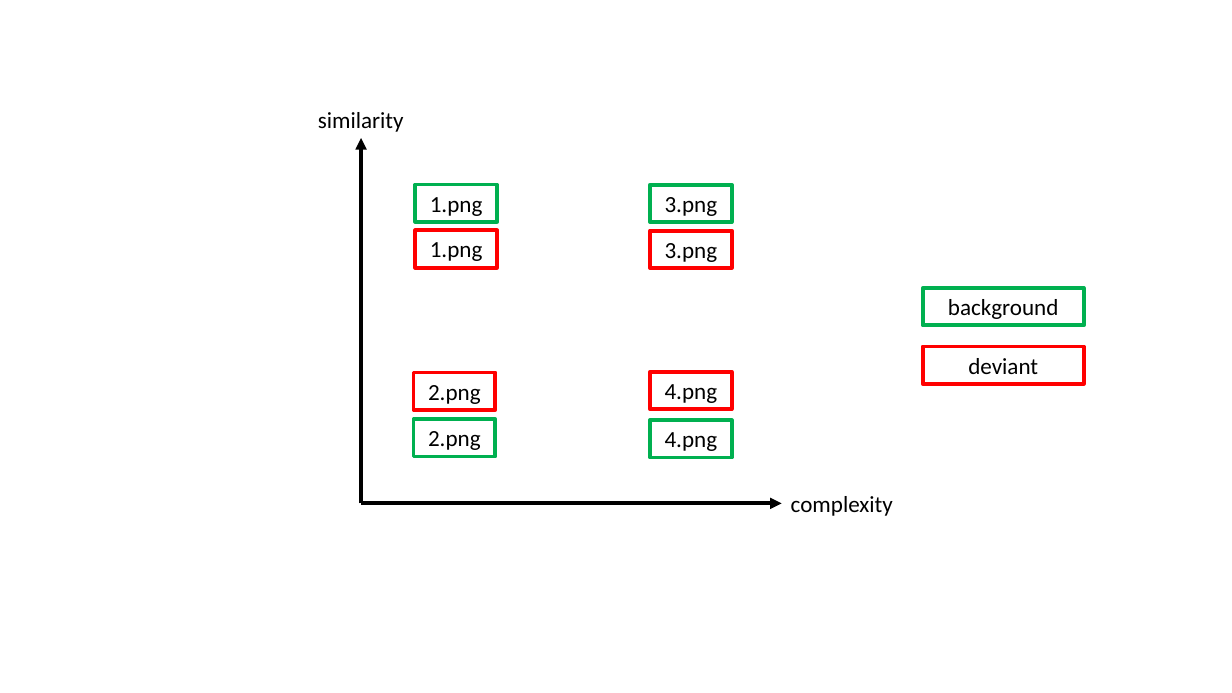
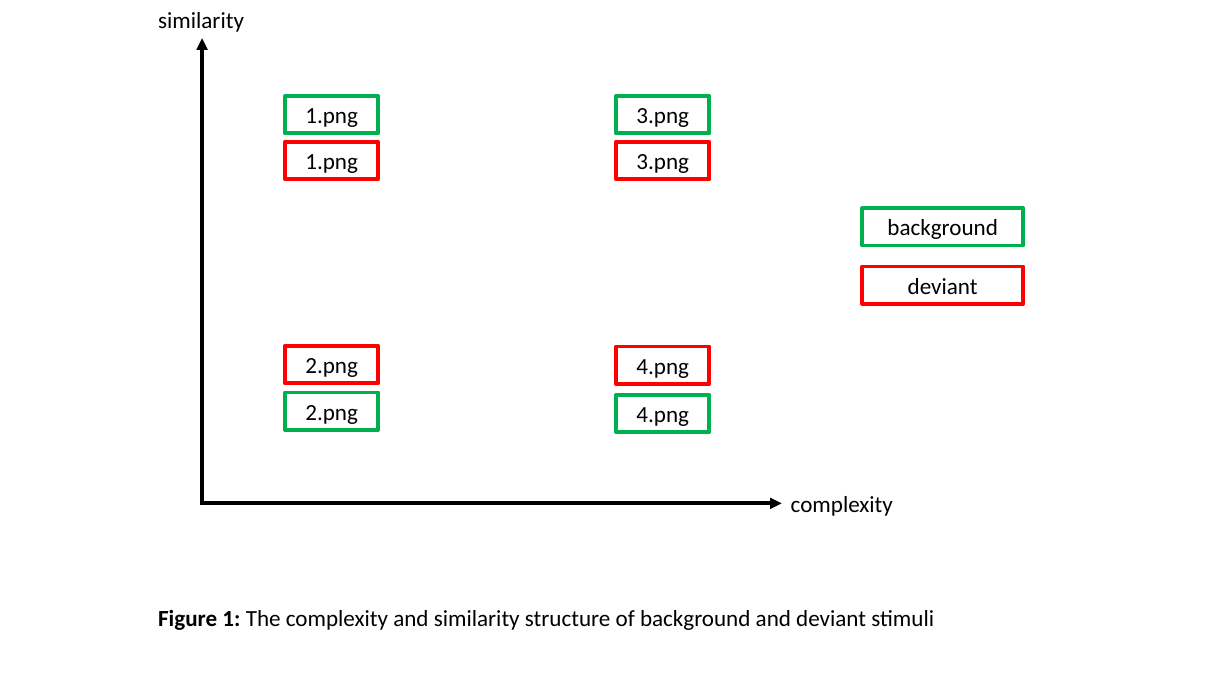
Before and after one commit to anjiecao/looking_time, a slide deck: slide 1 of images/readme/readme_plots.pptx. Drawn at 1232x693 pixels with LibreOffice and Linux fonts; fonts in the diff are those of the drawing. Boxes give left, top, right and bottom in pixels: in the first picture for what was removed or moved away, otherwise in the second. Text is boxed around its words. In the diff, an @@ line names an element or a change of style, - is before the commit and + after.

```diff
--- a/images/readme/readme_plots.pptx
+++ b/images/readme/readme_plots.pptx
@@ text "similarity": place and size @@
-text "similarity" at (318, 112, 404, 132)
+text "similarity" at (158, 12, 244, 32)
@@ arrow moved from (361, 504) - (361, 138) to (202, 506) - (202, 38) @@
@@ rectangle "1.png": place and size @@
-rectangle "1.png" at (415, 185, 497, 222)
+rectangle "1.png" at (285, 96, 378, 133)
@@ rectangle "3.png": place and size @@
-rectangle "3.png" at (650, 185, 732, 222)
+rectangle "3.png" at (616, 96, 710, 133)
@@ rectangle "1.png": place and size @@
-rectangle "1.png" at (415, 230, 497, 267)
+rectangle "1.png" at (285, 142, 378, 179)
@@ rectangle "3.png": place and size @@
-rectangle "3.png" at (650, 231, 732, 268)
+rectangle "3.png" at (616, 142, 710, 179)
@@ rectangle "background": place and size @@
-rectangle "background" at (923, 288, 1084, 325)
+rectangle "background" at (862, 208, 1023, 245)
@@ rectangle "deviant": place and size @@
-rectangle "deviant" at (923, 347, 1084, 384)
+rectangle "deviant" at (862, 267, 1023, 304)
@@ rectangle "2.png": place and size @@
-rectangle "2.png" at (414, 372, 496, 409)
+rectangle "2.png" at (285, 346, 378, 383)
@@ rectangle "4.png": place and size @@
-rectangle "4.png" at (650, 372, 732, 409)
+rectangle "4.png" at (616, 347, 710, 384)
@@ rectangle "2.png": place and size @@
-rectangle "2.png" at (414, 420, 496, 457)
+rectangle "2.png" at (285, 393, 378, 430)
@@ rectangle "4.png": place and size @@
-rectangle "4.png" at (650, 421, 732, 457)
+rectangle "4.png" at (616, 395, 710, 432)
@@ arrow moved from (361, 504) - (782, 504) to (200, 504) - (782, 504) @@
@@ text added at (158, 610, 934, 630), 18 pt, text #000000 @@
+Figure 1: The complexity and similarity structure of background and deviant stimuli
```
Also in this commit, not shown: 1 other slide changed, 5 other files.
